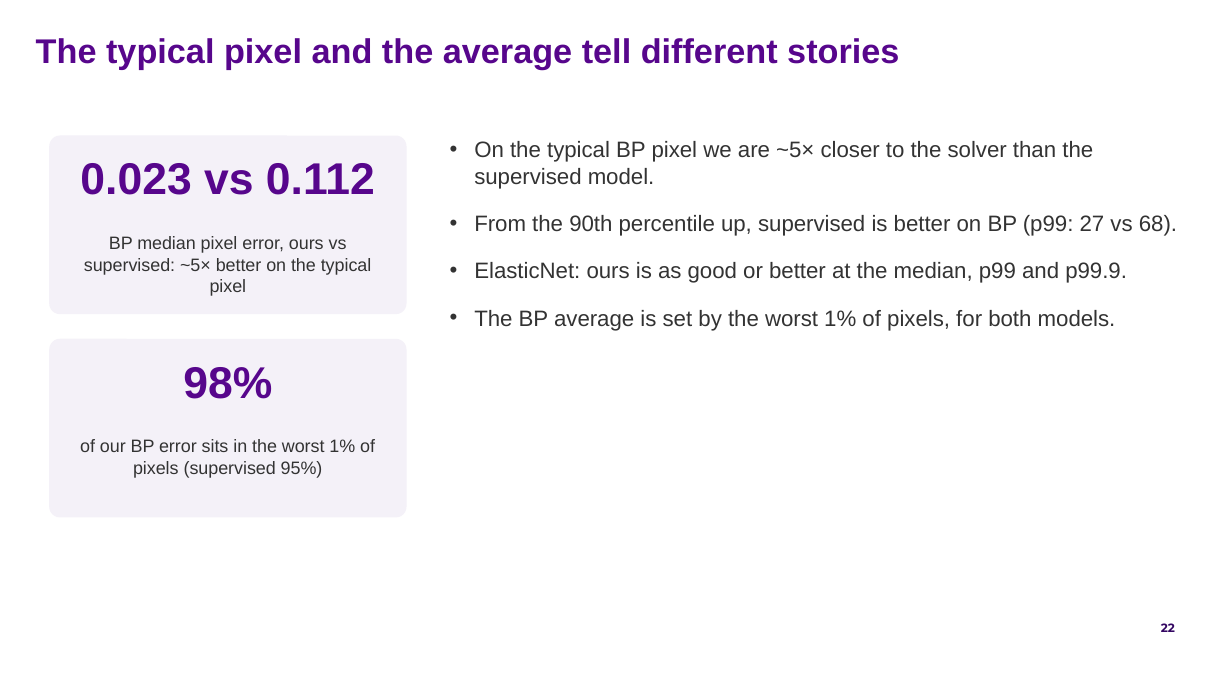
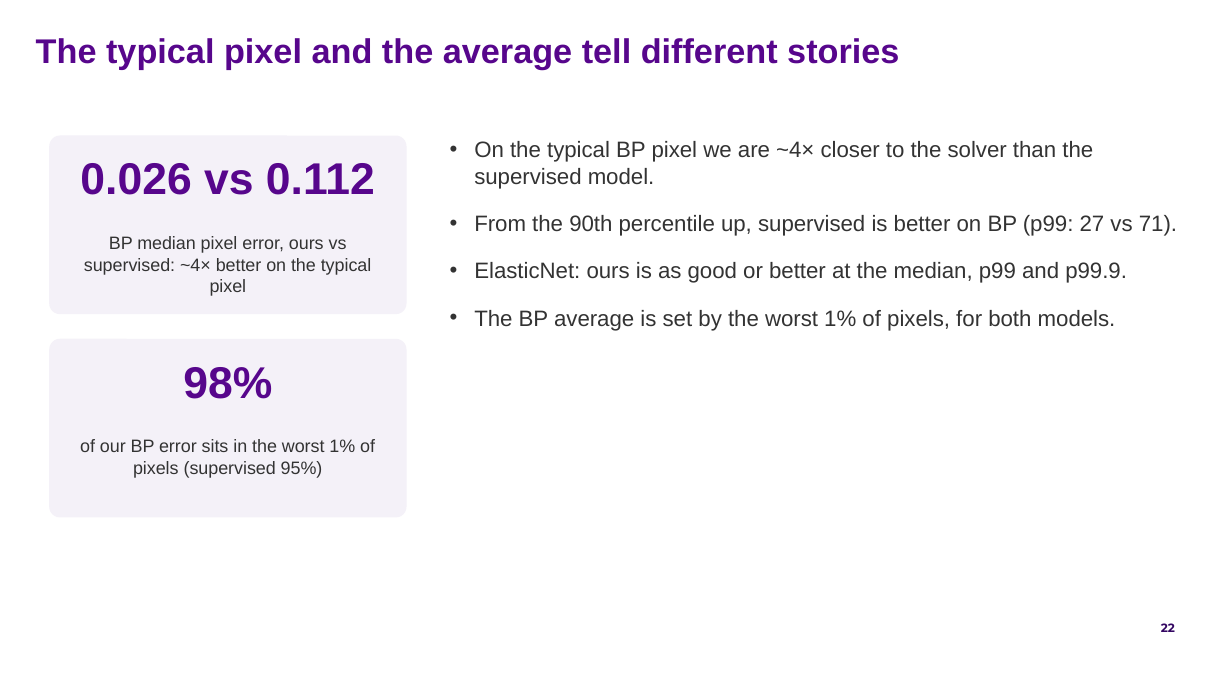
Before and after one commit to FruitPnchSamuraiG/solar-dem-inversion, a slide deck: slide 22 of slides/DEM_deck_v2.pptx. Drawn at 1232x693 pixels with LibreOffice and Linux fonts; fonts in the diff are those of the drawing; background and template pictures are left out. Boxes give left, top, right and bottom in pixels: in the first picture for what was removed or moved away, otherwise in the second. Text is boxed around its words. In the diff, an @@ line names an element or a change of style, - is before the commit and + after.

```diff
--- a/slides/DEM_deck_v2.pptx
+++ b/slides/DEM_deck_v2.pptx
@@ text at (x1=474, y1=141, x2=1177, y2=236): text changed @@
-• On the typical BP pixel we are ~5× closer to the solver than the supervised model.
-• From the 90th percentile up, supervised is better on BP (p99: 27 vs 68).
+• On the typical BP pixel we are ~4× closer to the solver than the supervised model.
+• From the 90th percentile up, supervised is better on BP (p99: 27 vs 71).
@@ text at (x1=80, y1=163, x2=375, y2=195): text changed @@
-0.023 vs 0.112
+0.026 vs 0.112
@@ text at (x1=84, y1=236, x2=372, y2=296): text changed @@
-BP median pixel error, ours vs supervised: ~5× better on the typical pixel
+BP median pixel error, ours vs supervised: ~4× better on the typical pixel
```
Also in this commit, not shown: 12 other slides changed, 12 other files.
